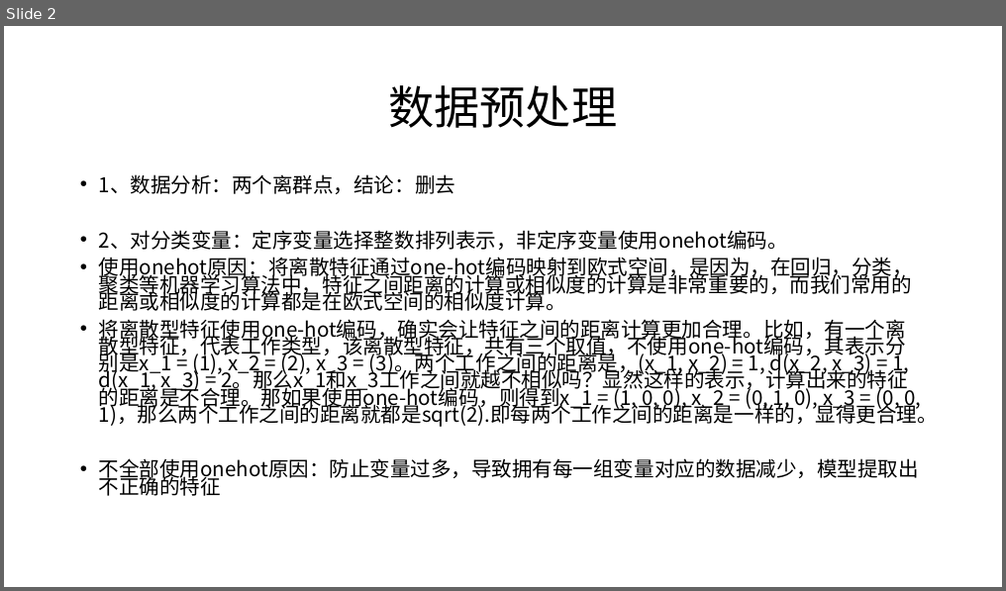
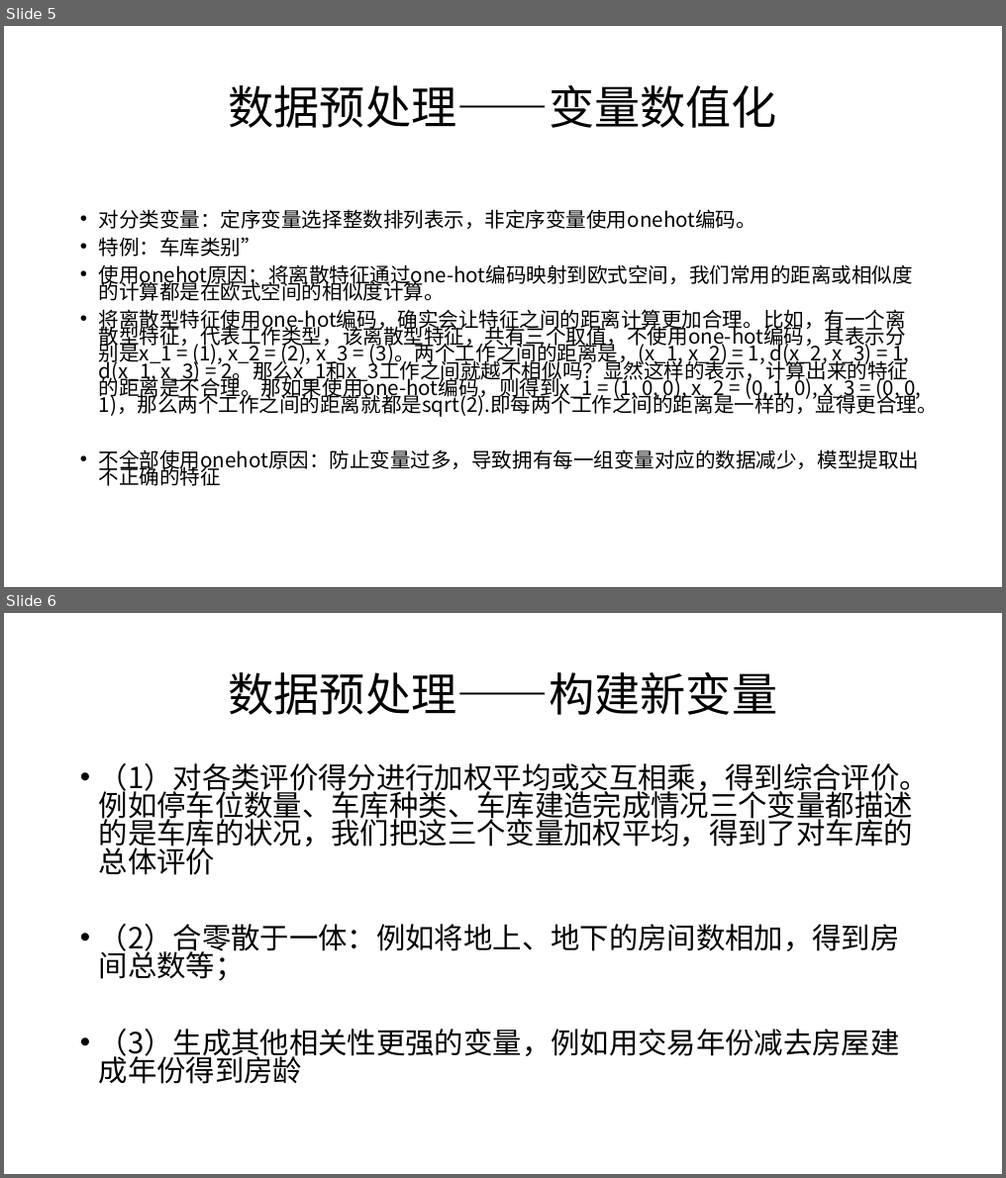
Before and after one commit to LZKPKU/-, a slide deck: 期末报告.pptx. Shown one above the other, each under a label of ours: slide 2 before the commit, slides 5 and 6 after it. The pictures are 1006x591 and 1006x1178 pixels, drawn with LibreOffice and Linux fonts; fonts in the diff are those of the drawing. Boxes give left, top, right and bottom in pixels: in the first picture for what was removed or moved away, otherwise in the second. Text is boxed around its words. In the diff, an @@ line names an element or a change of style, - is before the commit and + after.

```diff
--- a/期末报告.pptx
+++ b/期末报告.pptx
@@ slide 6 added at (4, 613, 1002, 1174), background #FFFFFF @@
@@ title added at (229, 672, 778, 715), 44 pt, text #000000 @@
+数据预处理——构建新变量
@@ text added at (99, 763, 929, 1084), 28 pt, text #000000 @@
+• （1）对各类评价得分进行加权平均或交互相乘，得到综合评价。例如停车位数量、车库种类、车库建造完成情况三个变量都描述的是车库的状况，我们把这三个变量加权平均，得到了对车库的总体评价
+• （2）合零散于一体：例如将地上、地下的房间数相加，得到房间总数等；
+• （3）生成其他相关性更强的变量，例如用交易年份减去房屋建成年份得到房龄
@@ what was slide 2 is now slide 5 @@
@@ slide 5 changed as well @@
@@ title at (229, 85, 778, 128): text changed @@
-数据预处理
+数据预处理——变量数值化
@@ text at (99, 209, 913, 301): text changed @@
-• 1、数据分析：两个离群点，结论：删去
-• 2、对分类变量：定序变量选择整数排列表示，非定序变量使用onehot编码。
-• 使用onehot原因：将离散特征通过one-hot编码映射到欧式空间，是因为，在回归，分类，聚类等机器学习算法中，特征之间距离的计算或相似度的计算是非常重要的，而我们常用的距离或相似度的计算都是在欧式空间的相似度计算。
+• 对分类变量：定序变量选择整数排列表示，非定序变量使用onehot编码。
+• 特例：车库类别”
+• 使用onehot原因：将离散特征通过one-hot编码映射到欧式空间，我们常用的距离或相似度的计算都是在欧式空间的相似度计算。
```
Also in this commit, not shown: 20 other slides changed, 5 other slides added.
